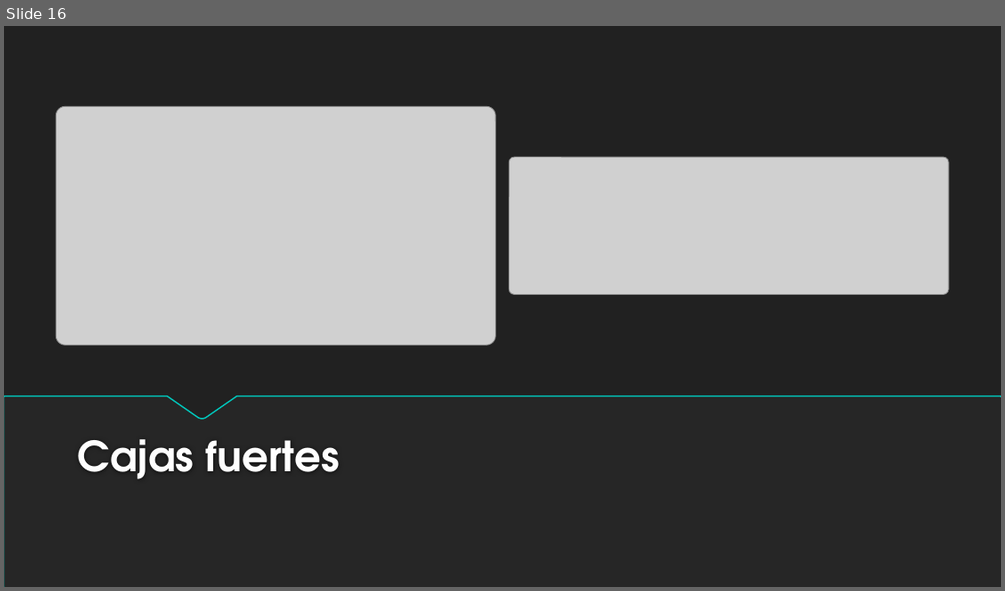
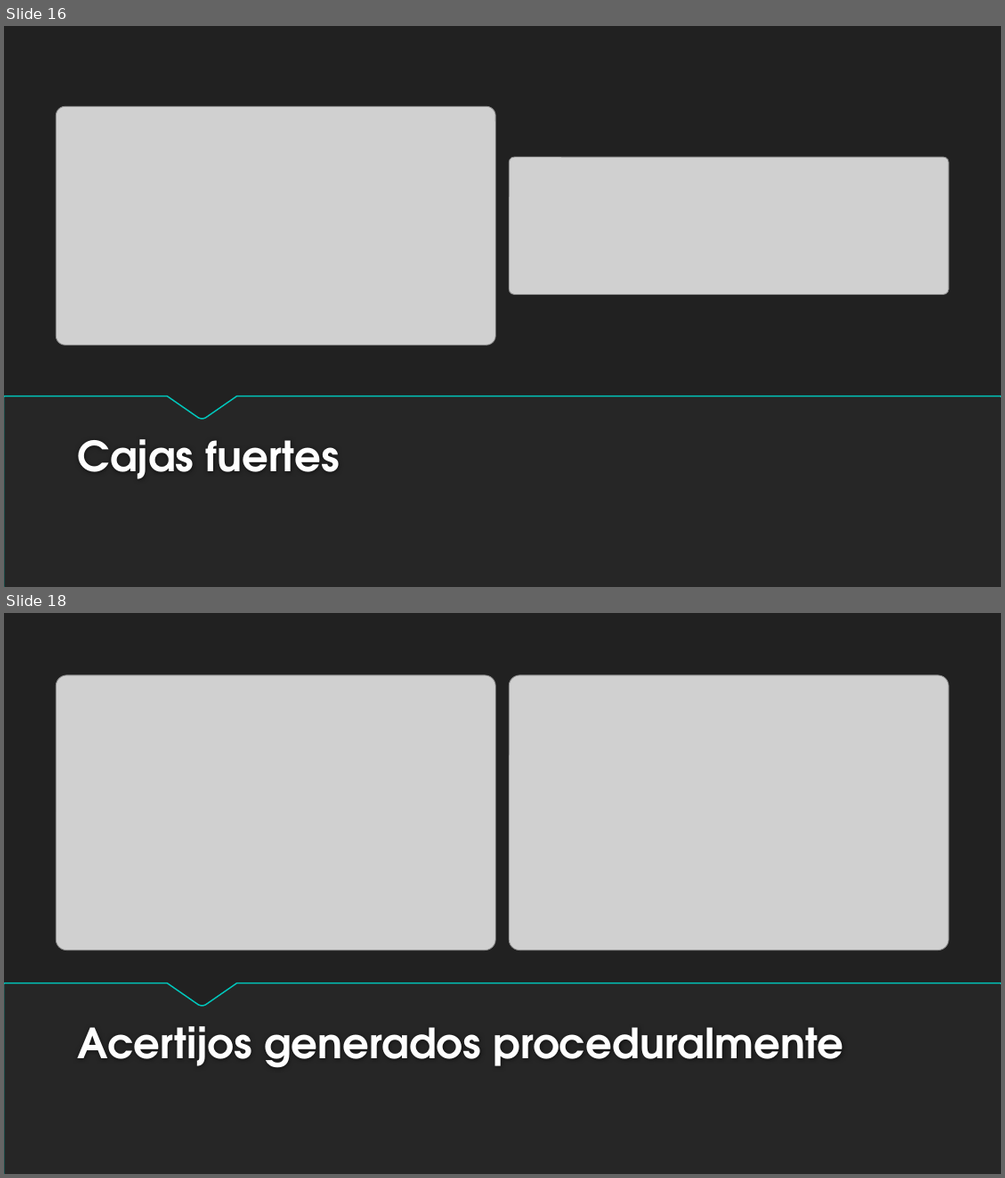
Before and after one commit to SickMyDuckInc/SickMyDuckInc.github.io, a slide deck: docs_balaclava/Presentacion.pptx. Shown one above the other, each under a label of ours: slide 16 before the commit, slides 16 and 18 after it; the slides between them are not shown. The pictures are 1005x591 and 1005x1178 pixels, drawn with LibreOffice and Linux fonts; fonts in the diff are those of the drawing; grey boxes stand for pictures; background and template pictures are left out. Boxes give left, top, right and bottom in pixels: in the first picture for what was removed or moved away, otherwise in the second. Text is boxed around its words. In the diff, an @@ line names an element or a change of style, - is before the commit and + after.

```diff
--- a/docs_balaclava/Presentacion.pptx
+++ b/docs_balaclava/Presentacion.pptx
@@ slide 18 added at [4, 613, 1001, 1174], background #212121 @@
@@ picture added at [56, 675, 495, 949] @@
@@ picture added at [509, 675, 948, 949] @@
@@ freeform shape added at [4, 983, 1001, 1174], fill #262626, outline #00C6BB 1.25 pt @@
@@ triangle added at [4, 984, 467, 1174], fill #262626 @@
@@ triangle added at [397, 984, 1001, 1174], fill #262626 @@
@@ title added at [78, 1026, 843, 1068], 40 pt, text #FEFEFE, bold @@
+Acertijos generados proceduralmente
```
Also in this commit, not shown: 1 other slide added.
